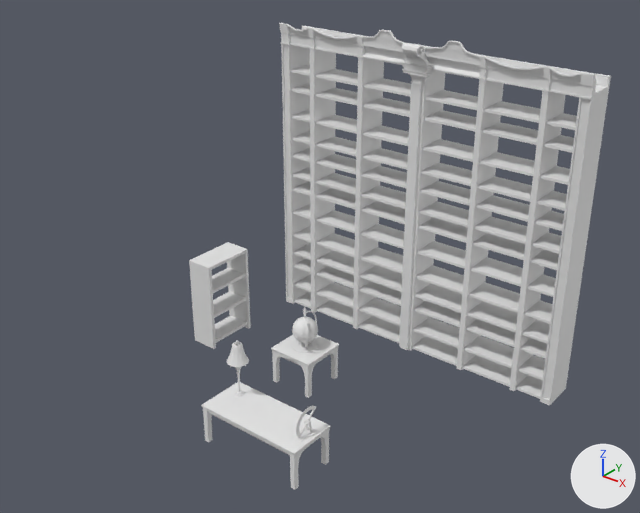
The Blender file School stuff/Asset Pack 2 Libary/Work File.blend: old version first, new version second.
Rendered twice from a camera (50 mm lens) standing at (7.24, -7.77, 8.33) and looking at (-0.05, 1.34, 2.68). Arrows for +X, +Y and +Z are at lower right; the lights stay in place.

Objects in the first picture: 'Globe', 'Shelf_1', 'Shelf_2', 'Table_1', 'Table_2'.
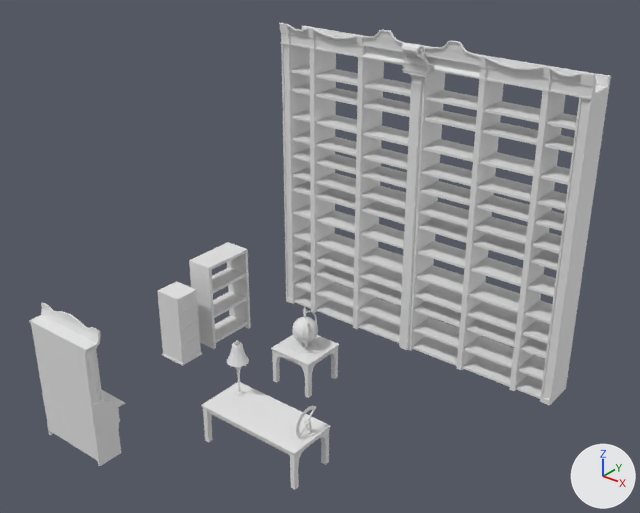
The change, as a list of edits to the scene's bpy script:
```text
Add me_cube_005:
    me_cube_005.from_pydata(...)  # 72 vertices, 70 faces; spans x -0.26..0.26, y -0.234..0.234, z 0.0..1.279
Add me_cube_006:
    me_cube_006.from_pydata(...)  # 688 vertices, 719 faces; spans x -0.64..0.64, y -0.2..0.39, z 0.0..2.21
Add ob_filecabinet:
    ob_filecabinet = bpy.data.objects.new('FileCabinet', me_cube_005)
    ob_filecabinet.location = (-2.92, 1.07, 0.0)
Add ob_bureau:
    ob_bureau = bpy.data.objects.new('Bureau', me_cube_006)
    ob_bureau.location = (-2.24, -1.56, 0.0)
```

Location of each change, (x1, y1, x2, y2) in pixels of the pictures (640 x 513 px):
'Bureau', added: after (29, 302, 125, 466)
'FileCabinet', added: after (157, 281, 202, 366)
